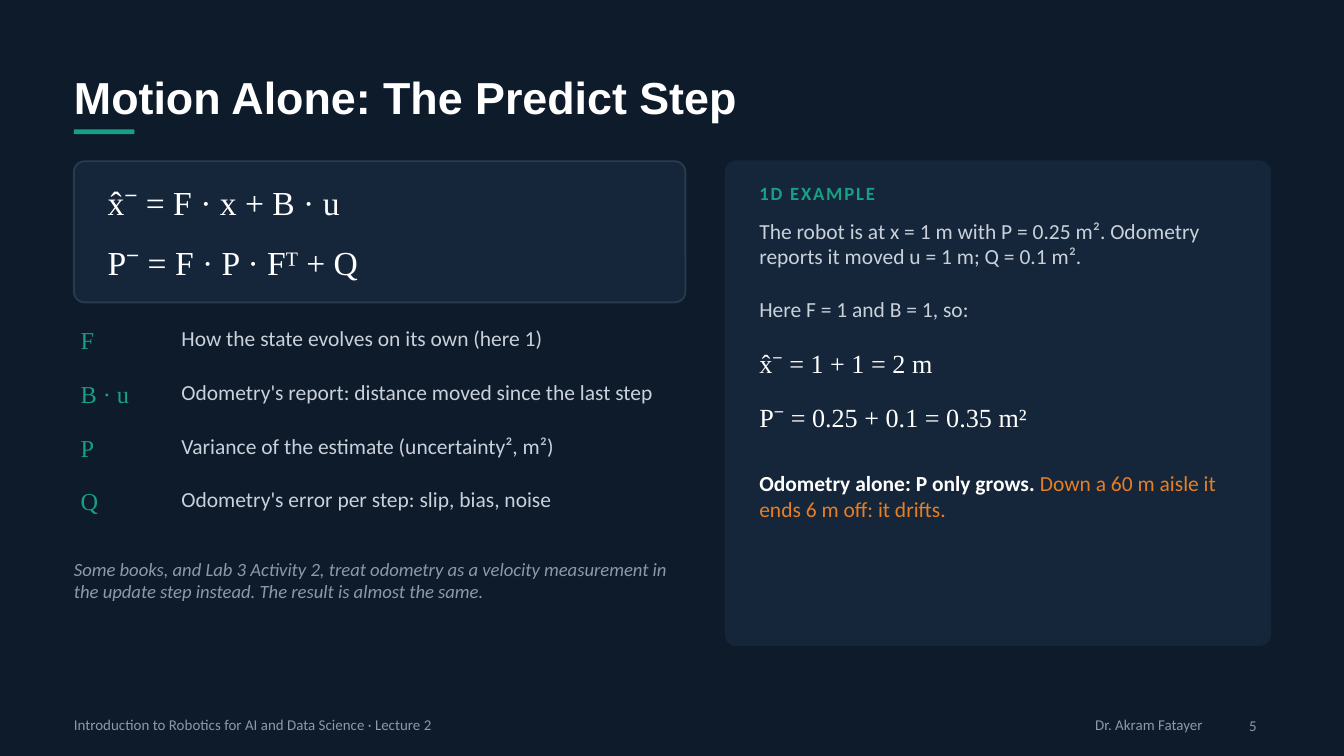
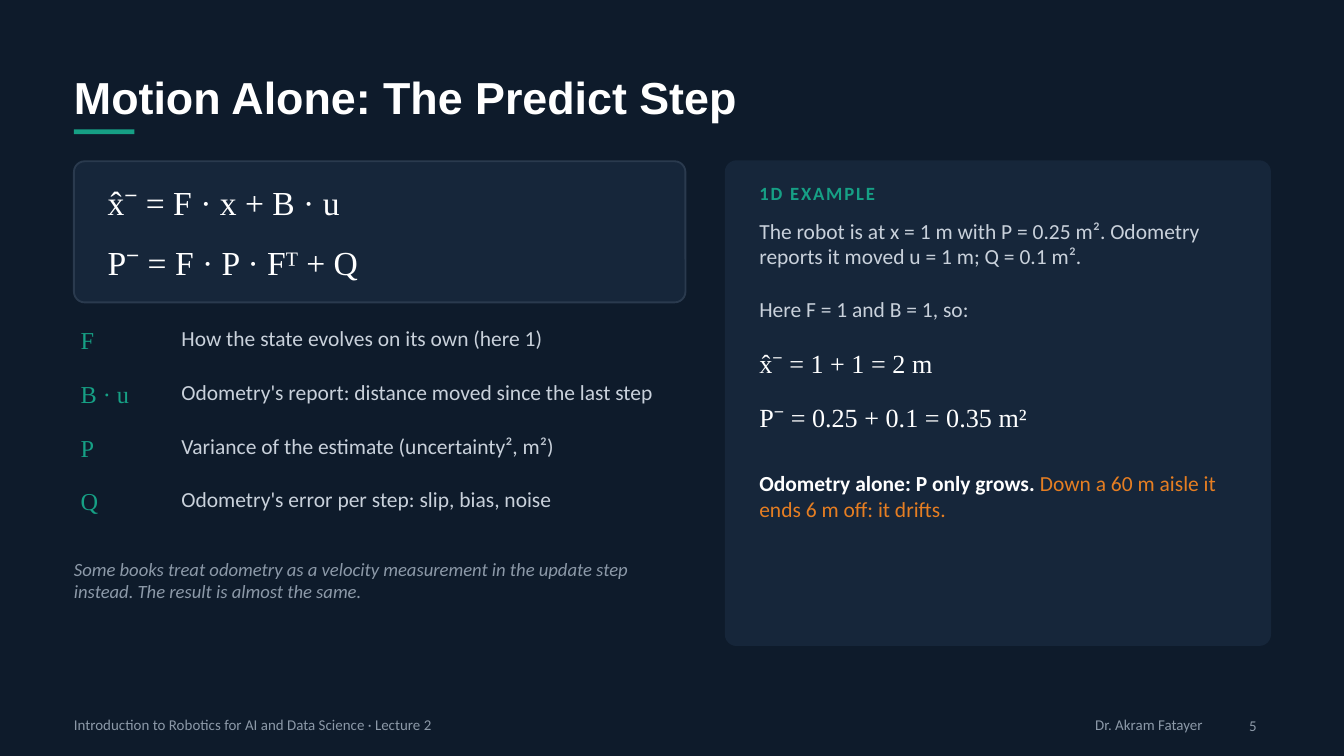
Before and after one commit to akramfatayer/zuj-robotics, a slide deck: slide 5 of lectures/Robot_Localization_and_State_Estimation.pptx. Drawn at 1344x756 pixels with LibreOffice and Linux fonts; fonts in the diff are those of the drawing. Boxes give left, top, right and bottom in pixels: in the first picture for what was removed or moved away, otherwise in the second. Text is boxed around its words. In the diff, an @@ line names an element or a change of style, - is before the commit and + after.

```diff
--- a/lectures/Robot_Localization_and_State_Estimation.pptx
+++ b/lectures/Robot_Localization_and_State_Estimation.pptx
@@ text at box(74, 563, 628, 598): text changed @@
-Some books, and Lab 3 Activity 2, treat odometry as a velocity measurement in the update step instead. The result is almost the same.
+Some books treat odometry as a velocity measurement in the update step instead. The result is almost the same.
```
Also in this commit, not shown: 2 other slides changed, 6 other files.
